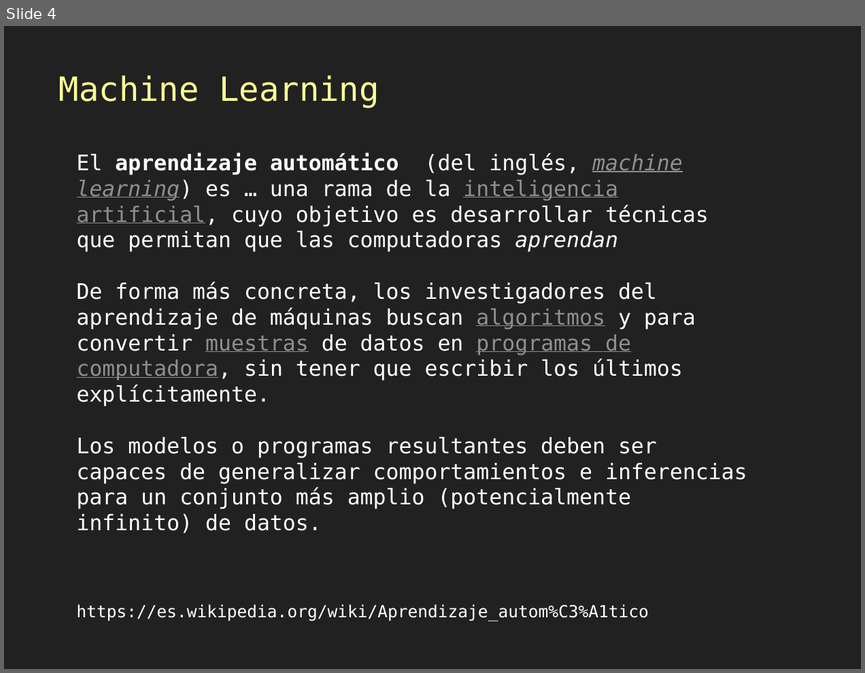
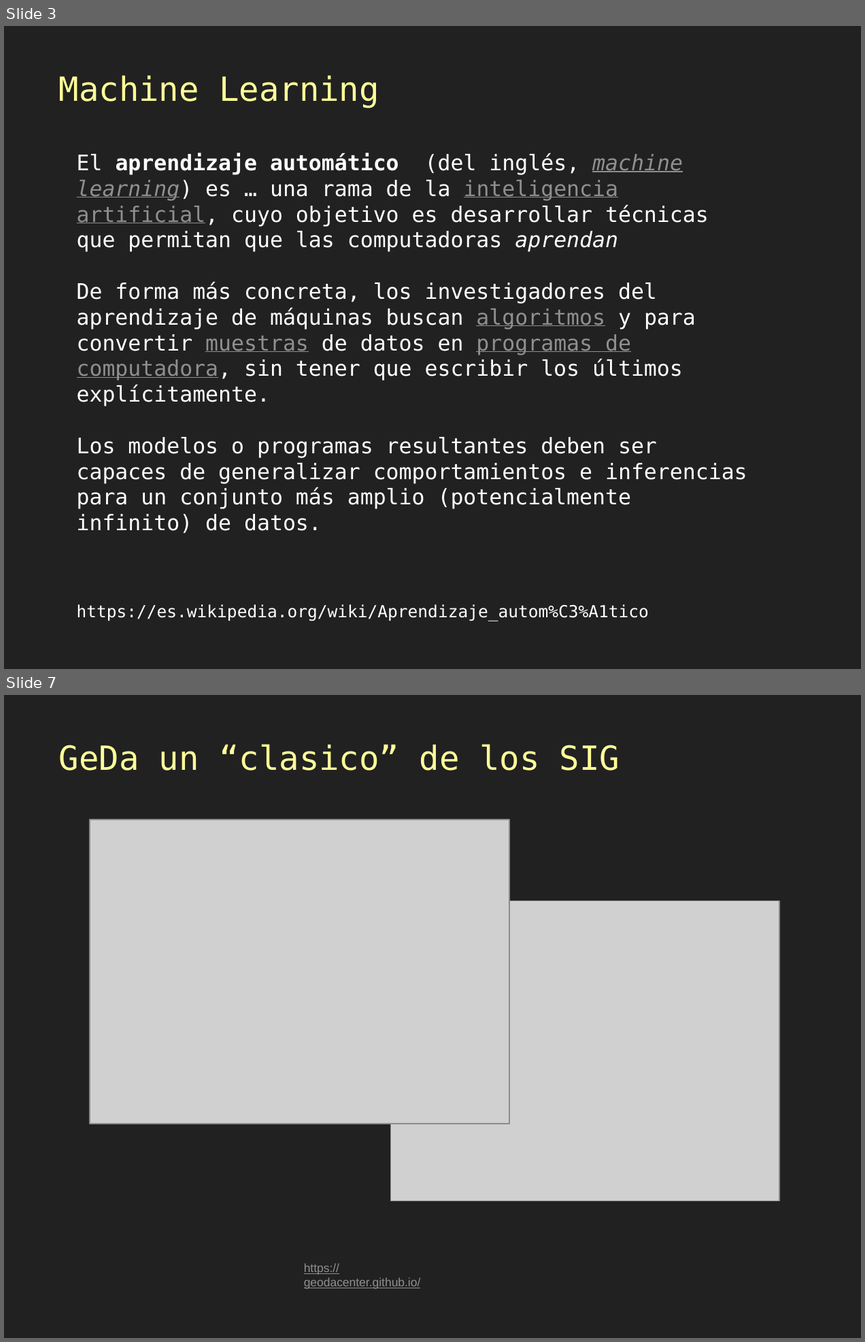
Before and after one commit to gis-master-m2/m2-geoweb, a slide deck: docs/presentacion/Mallas-algoritmos-js.pptx. Shown one above the other, each under a label of ours: slide 4 before the commit, slides 3 and 7 after it; the slides between them are not shown. The pictures are 865x673 and 865x1342 pixels, drawn with LibreOffice and Linux fonts; fonts in the diff are those of the drawing; grey boxes stand for pictures. Boxes give left, top, right and bottom in pixels: in the first picture for what was removed or moved away, otherwise in the second. Text is boxed around its words. In the diff, an @@ line names an element or a change of style, - is before the commit and + after.

```diff
--- a/docs/presentacion/Mallas-algoritmos-js.pptx
+++ b/docs/presentacion/Mallas-algoritmos-js.pptx
@@ slide 7 added at bbox=[4, 695, 861, 1338], background #212121 @@
@@ text added at bbox=[59, 744, 619, 770], 28 pt, text #FFFF99 @@
+GeDa un “clasico” de los SIG
@@ picture added at bbox=[90, 819, 509, 1123] @@
@@ picture added at bbox=[390, 900, 779, 1200] @@
@@ text added at bbox=[304, 1263, 421, 1289], 10 pt, text #8F8F8F, underline @@
+https://geodacenter.github.io/
@@ what was slide 4 is now slide 3 @@
```
Also in this commit, not shown: 2 other slides changed, 9 other slides added, 5 slides removed.
